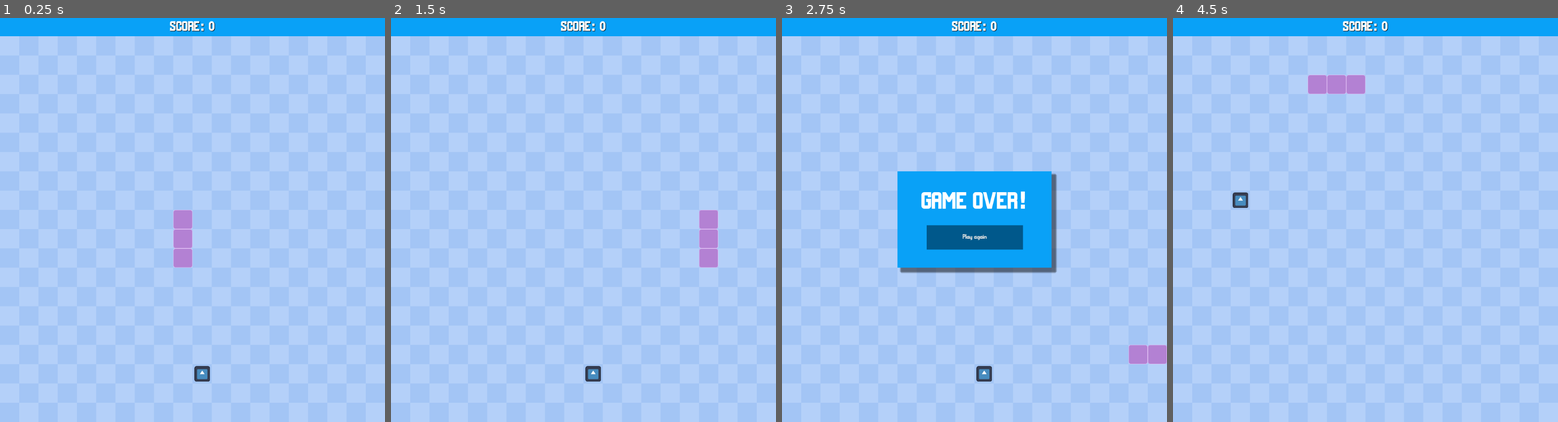
Above: before the commit, frames 1-4 (left to right).
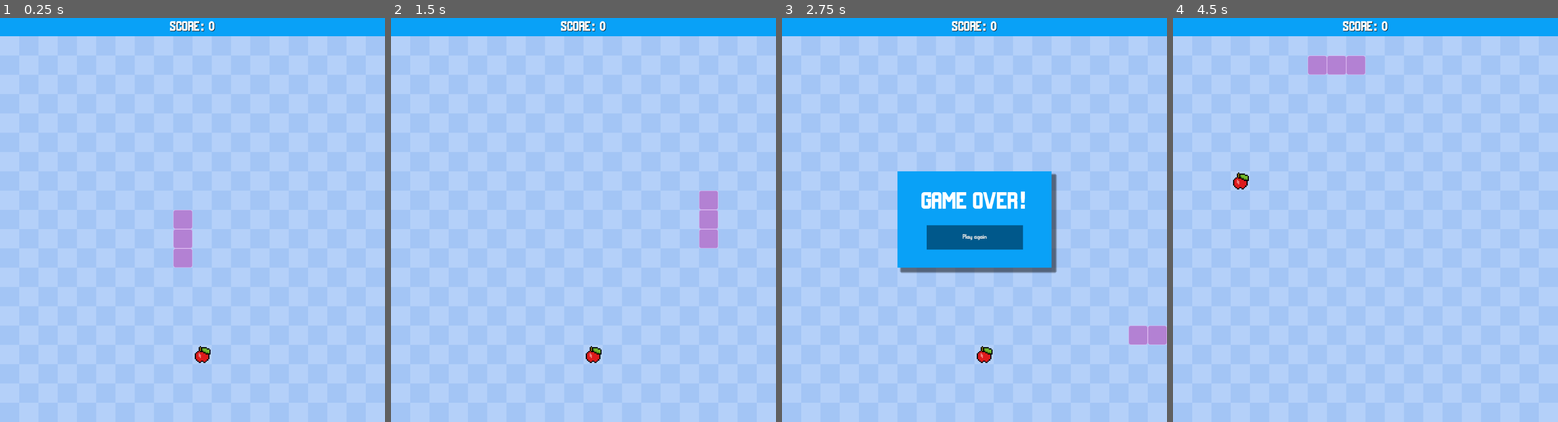
Above: after the commit, the same moments.

Repository: llaurea/cobrinha
Game: Godot game, scene res://scenes/main.tscn
Same seed, same stepped clock (60 frames per second), same inputs: the game is played once before the commit and once after it. Before the commit the project has no main scene; this scene is started directly in both runs. The engine's default icon, where the game draws it, is replaced by a stand-in: a white triangle on a blue panel in a dark square.
Inputs:
- Up to frame 1 (0.25 s): no input
- Up to frame 2 (1.5 s): tap Enter at 0.5 s; hold Right (move_right) 0.53-1.28 s; hold Down (move_down) from 1.28 s (still down)
- Up to frame 3 (2.75 s): release Down (move_down) at 2.03 s; hold Right (move_right) from 2.03 s (still down)
- Up to frame 4 (4.5 s): release Right (move_right) at 2.75 s; click "Play again" at 2.75 s; tap Space at 3.5 s; hold Up (move_up) 3.53-4.28 s; hold A (move_left) from 4.28 s (still down)

The runs differ from the first frame. In frame 1, 0.3% of the frame differs, in the area x 50-55%, y 81-90%; in frame 2, 0.8%; in frame 3, 1.2%; in frame 4, 1.7%, in the area x 15-51%, y 9-47%.

Commit message:
Sprite comida
ta funfando

Diff:
--- a/trem/project.godot
+++ b/trem/project.godot
@@ -11,6 +11,7 @@
 [application]
 
 config/name="trem"
+run/main_scene="uid://v3fe1mv87wf3"
 config/features=PackedStringArray("4.5", "Forward Plus")
 config/icon="res://assets/icon.svg"
 
--- a/trem/scenes/main.tscn
+++ b/trem/scenes/main.tscn
@@ -4,7 +4,7 @@
 [ext_resource type="PackedScene" uid="uid://c7jxi4jc10jvs" path="res://scenes/cobra.tscn" id="2_jyhfs"]
 [ext_resource type="Texture2D" uid="uid://c0g8avlvlf1nb" path="res://assets/bg.png" id="2_sugp2"]
 [ext_resource type="PackedScene" uid="uid://bsvstknsu3g43" path="res://scenes/hud.tscn" id="3_sugp2"]
-[ext_resource type="Texture2D" uid="uid://1gqsn0w8ct2b" path="res://assets/icon.svg" id="5_tbgi4"]
+[ext_resource type="Texture2D" uid="uid://cedoocc68h472" path="res://assets/apple.png" id="5_tefeu"]
 [ext_resource type="PackedScene" uid="uid://cfnd3aes6bh7v" path="res://scenes/gameovermenu.tscn" id="6_tefeu"]
 
 [node name="main" type="Node"]
@@ -21,9 +21,9 @@
 wait_time = 0.1
 
 [node name="food" type="Sprite2D" parent="."]
-scale = Vector2(0.3125, 0.3125)
-texture = ExtResource("5_tbgi4")
-offset = Vector2(81, 81)
+position = Vector2(26, 25)
+scale = Vector2(0.9999999, 0.9999999)
+texture = ExtResource("5_tefeu")
 
 [node name="gameovermenu" parent="." instance=ExtResource("6_tefeu")]
 process_mode = 2
--- a/trem/scripts/main.gd
+++ b/trem/scripts/main.gd
@@ -57,7 +57,7 @@
 	add_child(cobra)
 	snake.append(cobra)
 
-func _process(delta):
+func _process(_delta):
 	move_snake()
 
 func move_snake():
@@ -98,7 +98,7 @@
 		#mexer os pedaçõs um pra frente
 		if i > 0:
 			snake_data[i] = old_data[i - 1]
-		snake[i].position = snake_data[i] * cell_size + Vector2(0, cell_size)
+		snake[i].position = snake_data[i] * cell_size
 	check_out_of_bounds()
 	check_self_eaten()
 	check_food_eaten()
@@ -119,7 +119,7 @@
 		for i in snake_data:
 			if food_pos == i:
 				regen_food = true
-	$food.position = (food_pos * cell_size)+ Vector2(0, cell_size)
+	$food.position = (food_pos * cell_size) + Vector2(cell_size / 2, cell_size / 2)
 	regen_food = true
 
 func check_food_eaten():
Binary file added: trem/assets/apple.png
Not shown, added: trem/assets/apple.png.import
